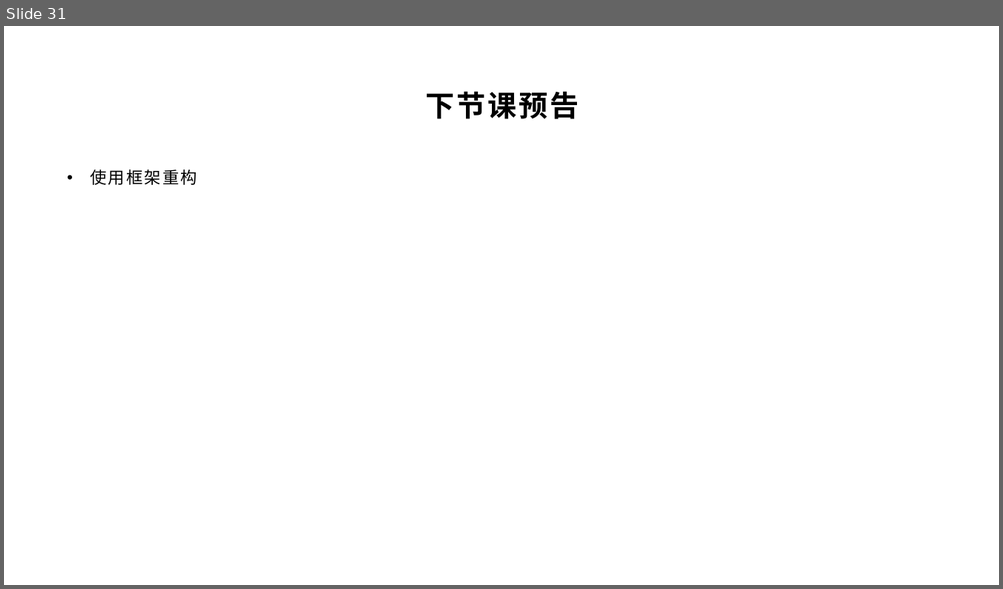
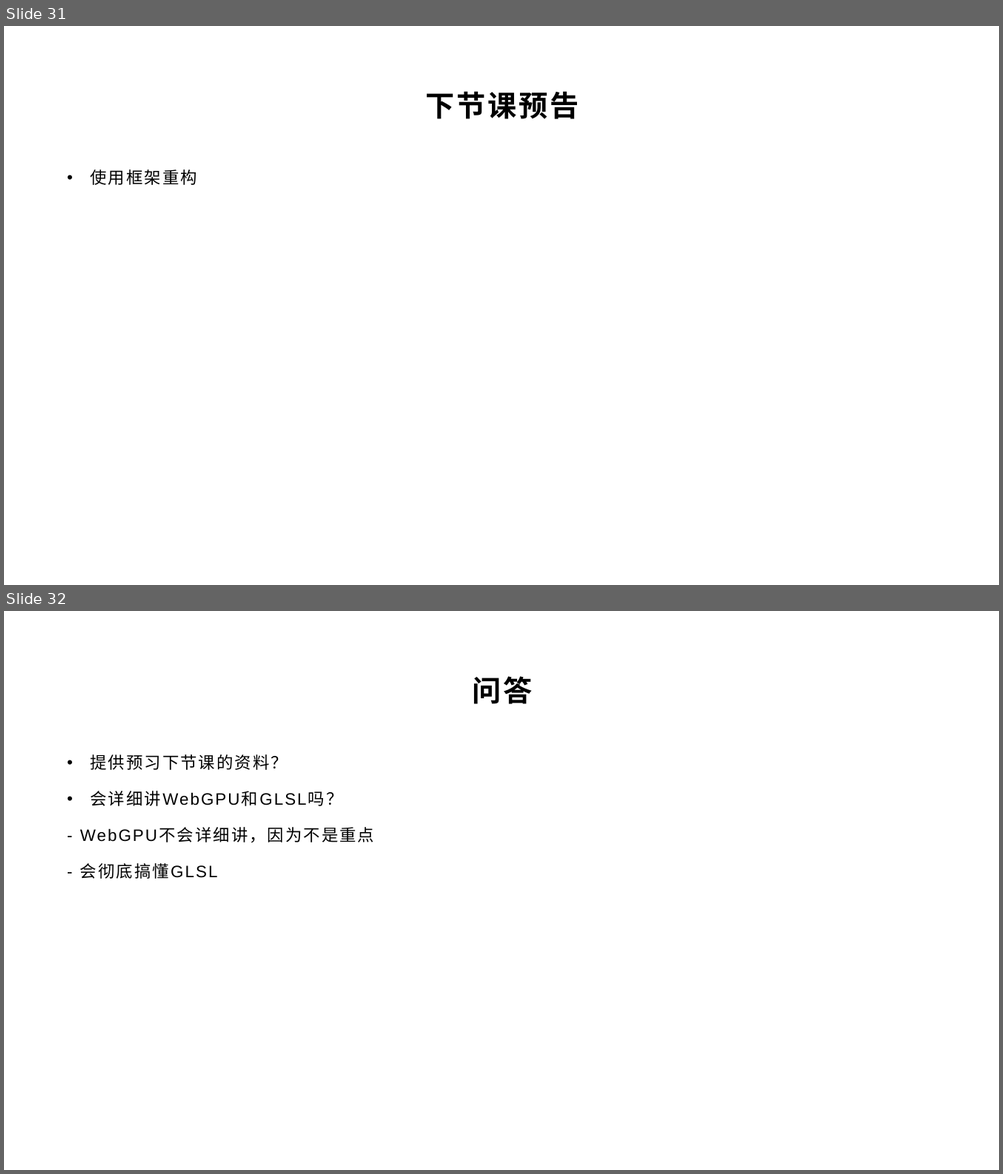
Before and after one commit to yyc-git/OfflineRenderEdu-2, a slide deck: lessons/basic/triangle/第二节课.pptx. Shown one above the other, each under a label of ours: slide 31 before the commit, slides 31 and 32 after it. The pictures are 1003x589 and 1003x1174 pixels, drawn with LibreOffice and Linux fonts; fonts in the diff are those of the drawing; background and template pictures are left out. Boxes give left, top, right and bottom in pixels: in the first picture for what was removed or moved away, otherwise in the second. Text is boxed around its words. In the diff, an @@ line names an element or a change of style, - is before the commit and + after.

```diff
--- a/lessons/basic/triangle/第二节课.pptx
+++ b/lessons/basic/triangle/第二节课.pptx
@@ slide 32 added at (x1=4, y1=611, x2=999, y2=1170), background picture (left out) @@
@@ title added at (x1=472, y1=676, x2=532, y2=704), 28 pt, text #000000, bold @@
+问答
@@ text added at (x1=80, y1=755, x2=374, y2=879), 16 pt, text #000000 @@
+• 提供预习下节课的资料？
+• 会详细讲WebGPU和GLSL吗？
+- WebGPU不会详细讲，因为不是重点
+- 会彻底搞懂GLSL
```
Also in this commit, not shown: 1 slide changed, 1 other file.
